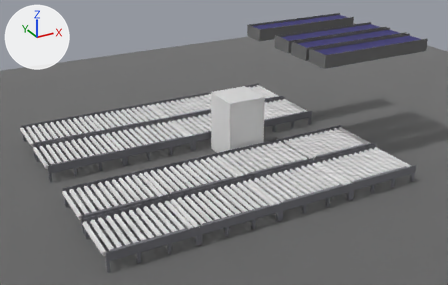
The glTF model frontend/models/cell_layout.glb, before and after one commit.
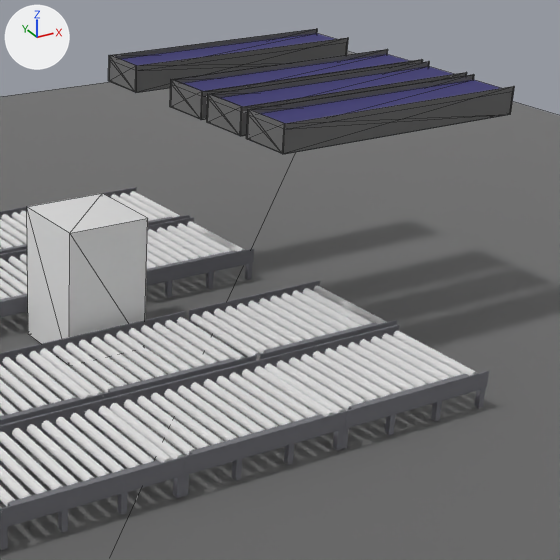
The first picture shows the older version from a 50 mm camera at (-7.06, -12.18, 6.42) aimed at (-0.52, -0.28, 0.48). The close-ups show the older and then the newer version on the part from 44% to 100% of the width and 0% to 87% of the height of that picture. Only the edits that show in the close-ups are written down. Lighting does not change. The marker at upper left points along +X, +Y and +Z. The close-ups show mesh edges as thin lines. Where no turn or scale is listed for an object, it has been applied to the vertices.

Objects in the first close-up: 'ChapaFrontal.003', 'ChapaFrontal.008', 'ChapaFrontal.011', 'Esteira1', 'Esteira1.001', 'Esteira1.002', 'Esteira1.003', 'Pedestal', 'Piso', 'Y-Bearing Cover004.007', 'Y-Bearing Cover004.008', 'Y-Bearing Cover004.009' and 140 more.
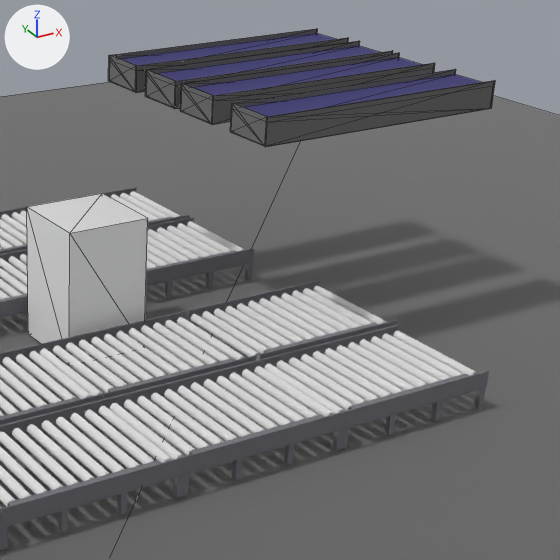
Not drawn themselves, but carrying or shaping drawn objects: ob_esteirapick, ob_empty, ob_esteirapick_001, ob_empty_001, ob_empty_003.

What differs and where, as boxes (x1, y1, x2, y2) in the close-ups (560 x 560 px):
'ChapaFrontal.011', moved
    before: (282, 86, 514, 154)
    after: (265, 81, 495, 147)
'Esteira1', moved
    before: (209, 66, 453, 136)
    after: (183, 57, 422, 124)
'Esteira1.003', moved
    before: (250, 80, 509, 154)
    after: (231, 74, 490, 147)
'Esteira1.001', moved
    before: (171, 54, 409, 120)
    after: (147, 46, 379, 109)
'ChapaFrontal.003', moved
    before: (240, 72, 467, 136)
    after: (212, 63, 435, 124)
'ChapaFrontal.010', moved
    before: (246, 74, 474, 139)
    after: (230, 69, 456, 132)
'ChapaFrontal.001', moved
    before: (207, 61, 429, 115)
    after: (180, 53, 399, 111)
'ChapaFrontal.004', moved
    before: (170, 49, 388, 103)
    after: (145, 41, 360, 96)
'ChapaFrontal', moved
    before: (207, 94, 241, 136)
    after: (181, 84, 213, 124)
'ChapaFrontal.005', moved
    before: (201, 59, 423, 120)
    after: (174, 51, 393, 109)
'ChapaFrontal.009', moved
    before: (247, 110, 285, 153)
    after: (231, 103, 267, 146)
'ChapaFrontal.002', moved
    before: (170, 80, 202, 119)
    after: (146, 70, 175, 108)
'ChapaFrontal.008', unchanged, covered by the edit
    both: (135, 38, 348, 92)

What changed in the scene script:
```text
Change ob_esteirapick:
    ob_esteirapick.location: (0.0, 0.7, 0.0) -> (0.0, 0.92, 0.0)
Change ob_empty:
    ob_empty.location: (1.151, -1.493, 2.216) -> (1.151, -1.213, 2.216)
Change ob_esteirapick_001:
    ob_esteirapick_001.location: (0.0, 1.4, 0.0) -> (0.0, 1.62, 0.0)
Change ob_empty_001:
    ob_empty_001.location: (1.151, -1.493, 2.216) -> (1.151, -1.213, 2.216)
Change ob_empty_003:
    ob_empty_003.location: (1.151, -1.493, 2.216) -> (1.151, -1.213, 2.216)
```
